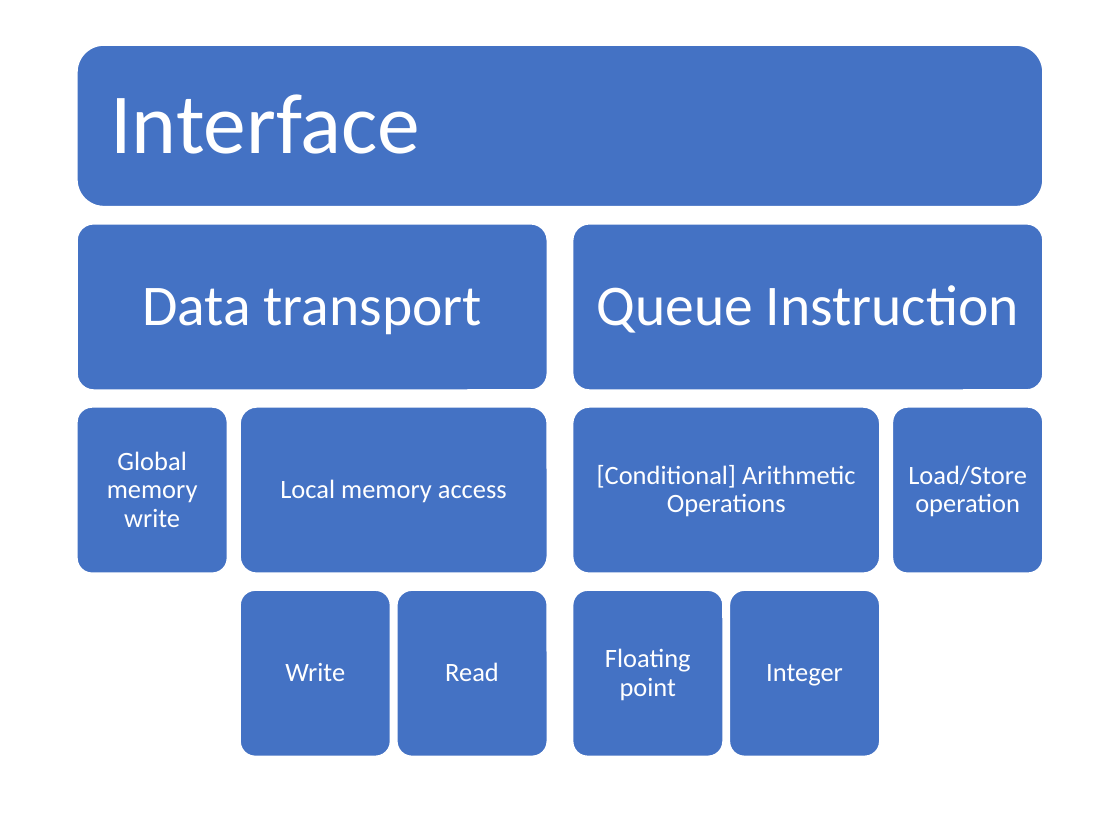
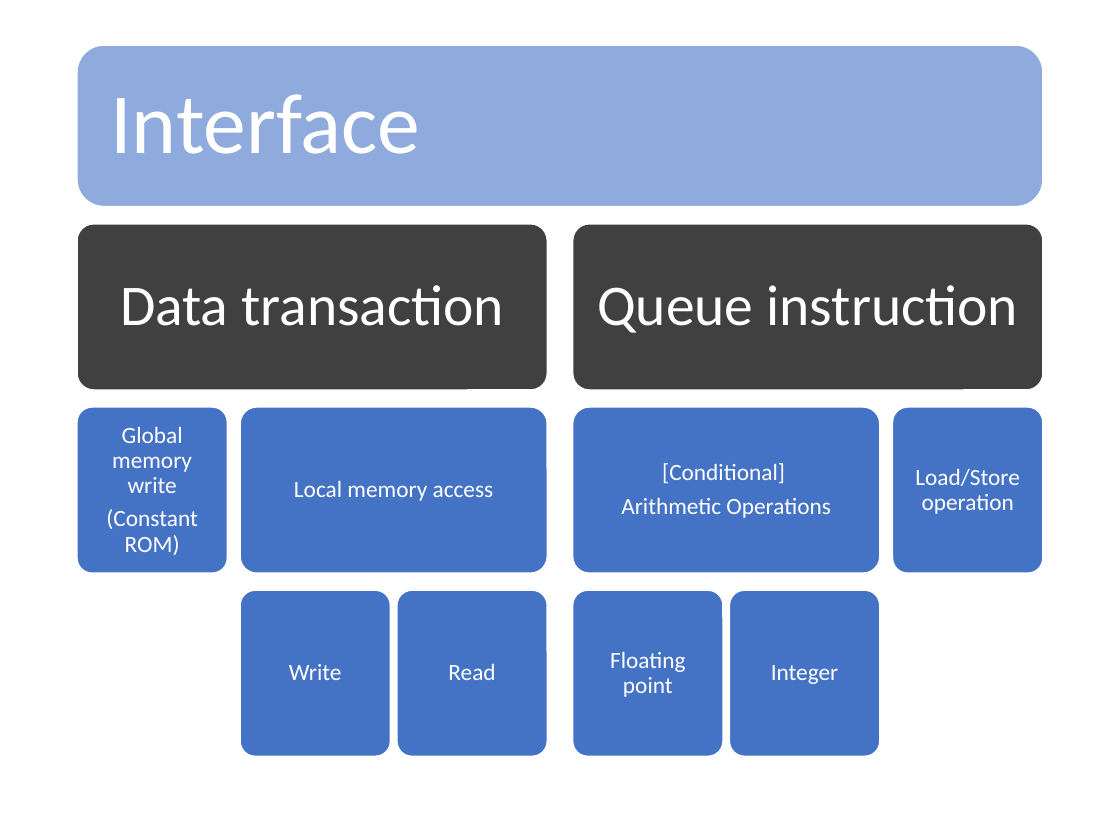
Before and after one commit to HappyNY/y3s1_socterm, a slide deck: slide 11 of docs/term_mid_우주선.pptx (slide 5 before the commit). Drawn at 1120x840 pixels with LibreOffice and Linux fonts; fonts in the diff are those of the drawing. Boxes give left, top, right and bottom in pixels: in the first picture for what was removed or moved away, otherwise in the second. Text is boxed around its words. In the diff, an @@ line names an element or a change of style, - is before the commit and + after.

Commit message:
Finish midterm report
- And some references for fixed point unit

```diff
--- a/docs/term_mid_우주선.pptx
+++ b/docs/term_mid_우주선.pptx
@@ rounded rectangle at (x1=77, y1=45, x2=1043, y2=206): fill #4472C4 to #8FAADC @@
@@ rounded rectangle at (x1=77, y1=224, x2=548, y2=390): fill #4472C4 to #404040 @@
@@ rounded rectangle at (x1=572, y1=224, x2=1043, y2=390): fill #4472C4 to #404040 @@
@@ text at (x1=120, y1=285, x2=504, y2=326): text changed @@
-Data transport
+Data transaction
@@ text at (x1=597, y1=285, x2=1019, y2=333): text changed @@
-Queue Instruction
+Queue instruction
@@ size 17 to 15 pt in 6 elements at (x1=294, y1=481, x2=494, y2=501), (x1=289, y1=664, x2=342, y2=680), (x1=448, y1=664, x2=495, y2=680), (x1=610, y1=652, x2=686, y2=697), (x1=771, y1=665, x2=839, y2=684), (x1=915, y1=469, x2=1020, y2=514) @@
@@ text at (x1=112, y1=427, x2=192, y2=493): size 17 to 15 pt in "Global memory write" @@
@@ text at (x1=621, y1=463, x2=831, y2=518): text changed; size 17 to 15 pt @@
-[Conditional] Arithmetic Operations
+[Conditional]
+Arithmetic Operations
@@ text at (x1=106, y1=509, x2=197, y2=555): paragraph added @@
+(Constant ROM)
```
Also in this commit, not shown: 4 other slides changed, 12 slides added, 3 slides removed, 10 other files.
